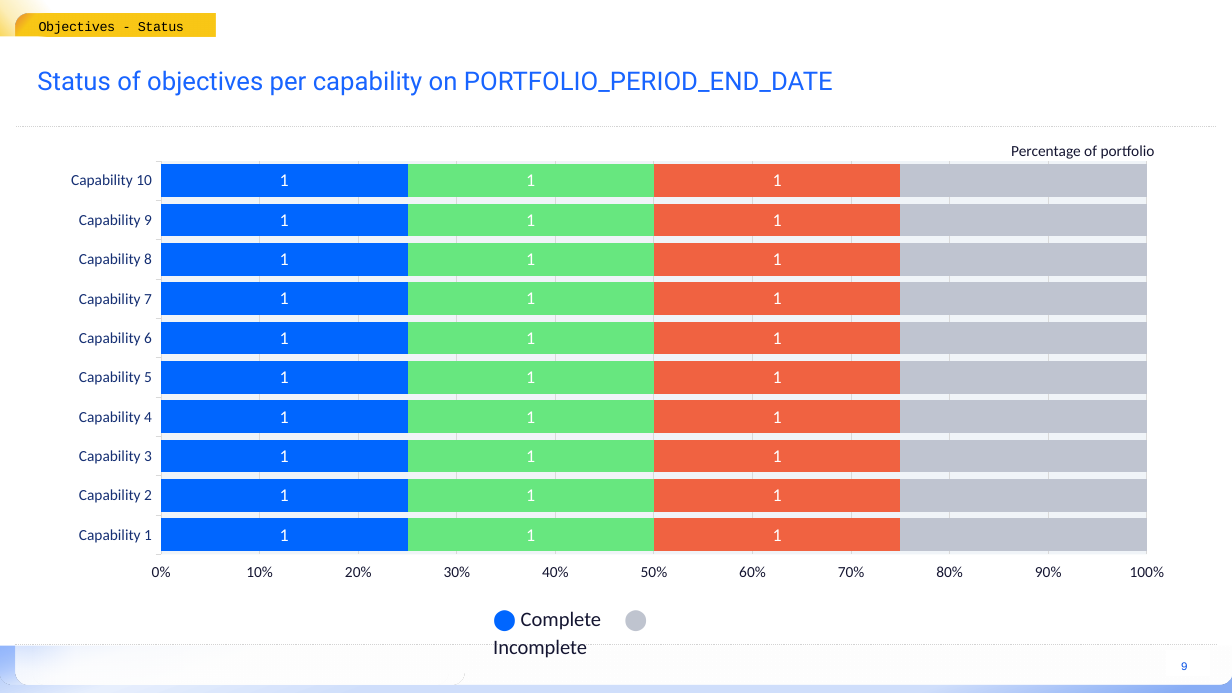
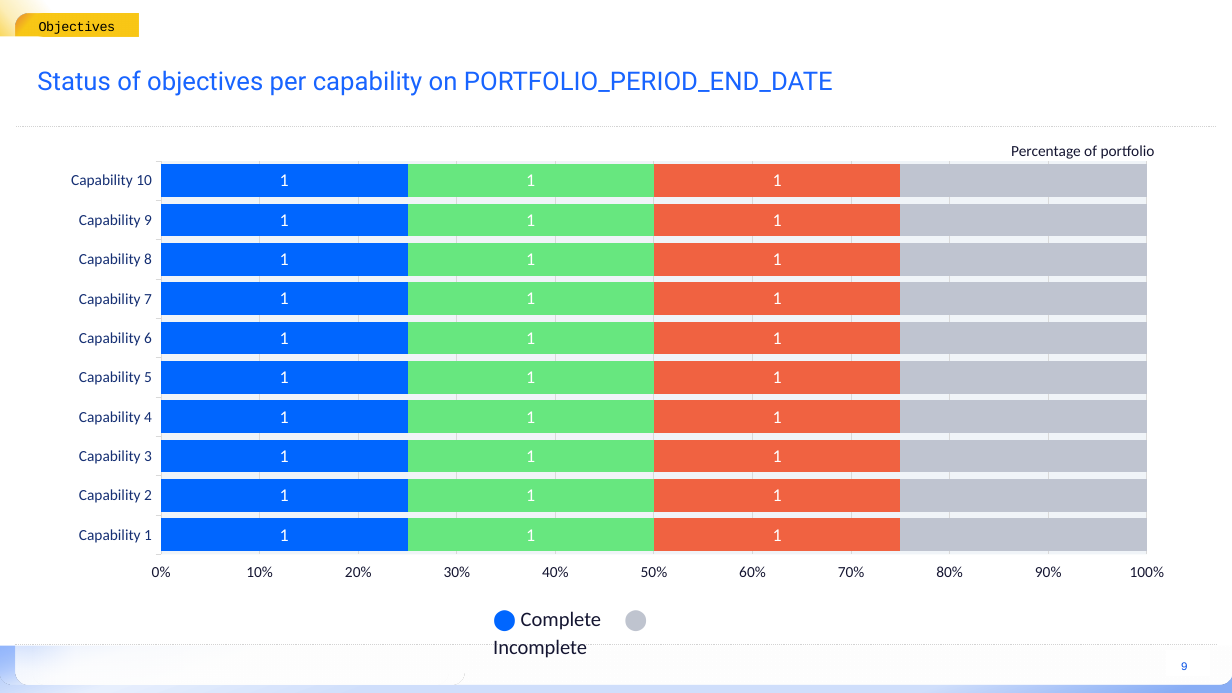
Before and after one commit to Sim007/sigrid-report-generator, a slide deck: slide 9 of src/report_generator/presets/templates/portfolio-baseline-report.pptx. Drawn at 1232x693 pixels with LibreOffice and Linux fonts; fonts in the diff are those of the drawing; background and template pictures are left out. Boxes give left, top, right and bottom in pixels: in the first picture for what was removed or moved away, otherwise in the second. Text is boxed around its words. In the diff, an @@ line names an element or a change of style, - is before the commit and + after.

```diff
--- a/src/report_generator/presets/templates/portfolio-baseline-report.pptx
+++ b/src/report_generator/presets/templates/portfolio-baseline-report.pptx
@@ text at (39,21,116,34): text changed @@
-Objectives - Status
+Objectives
@@ text "Objectives": place and size @@
-text "Objectives" at (39,13,215,36)
+text "Objectives" at (39,13,139,36)
```
Also in this commit, not shown: 6 other slides changed, 2 other files.
